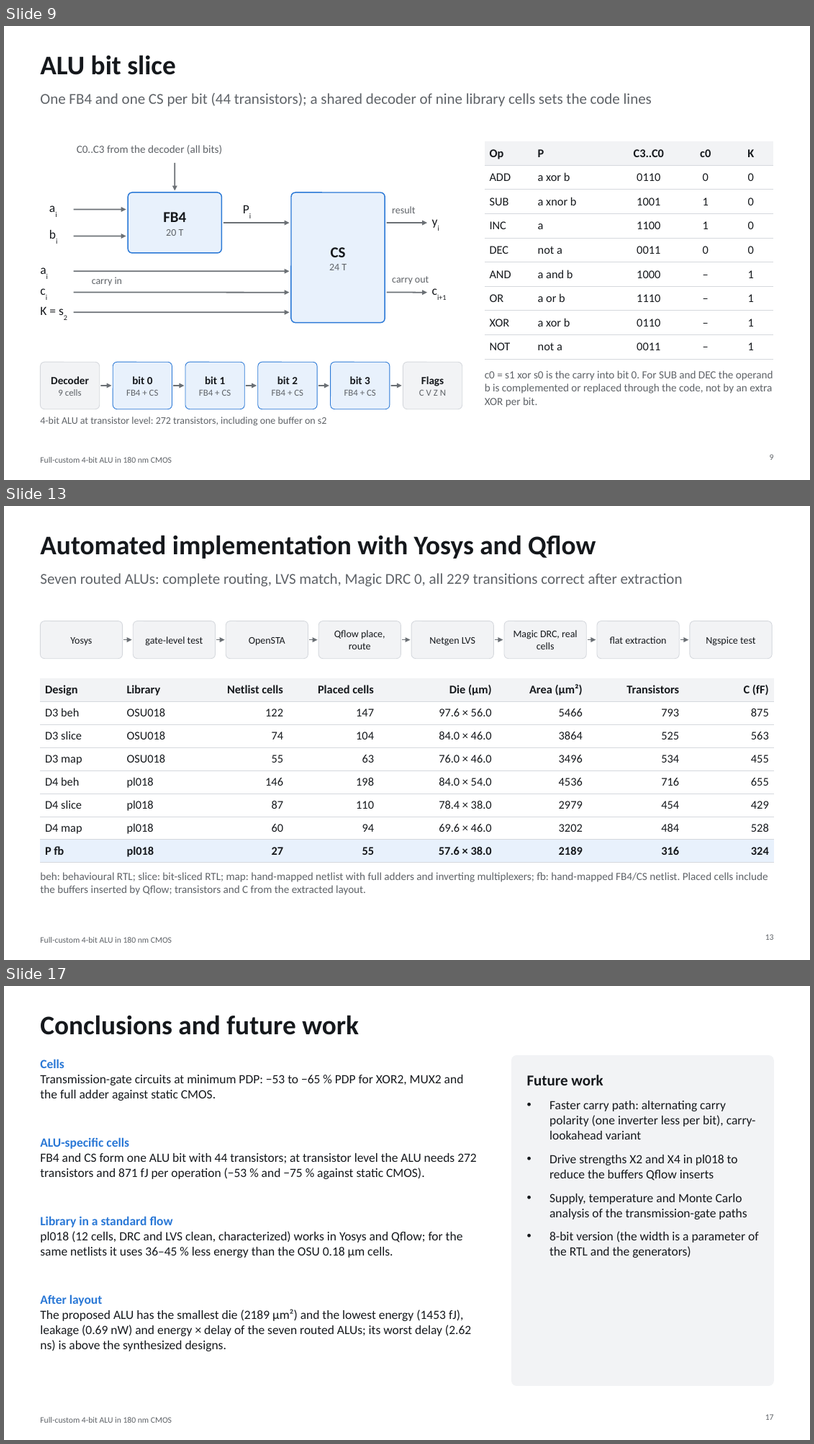
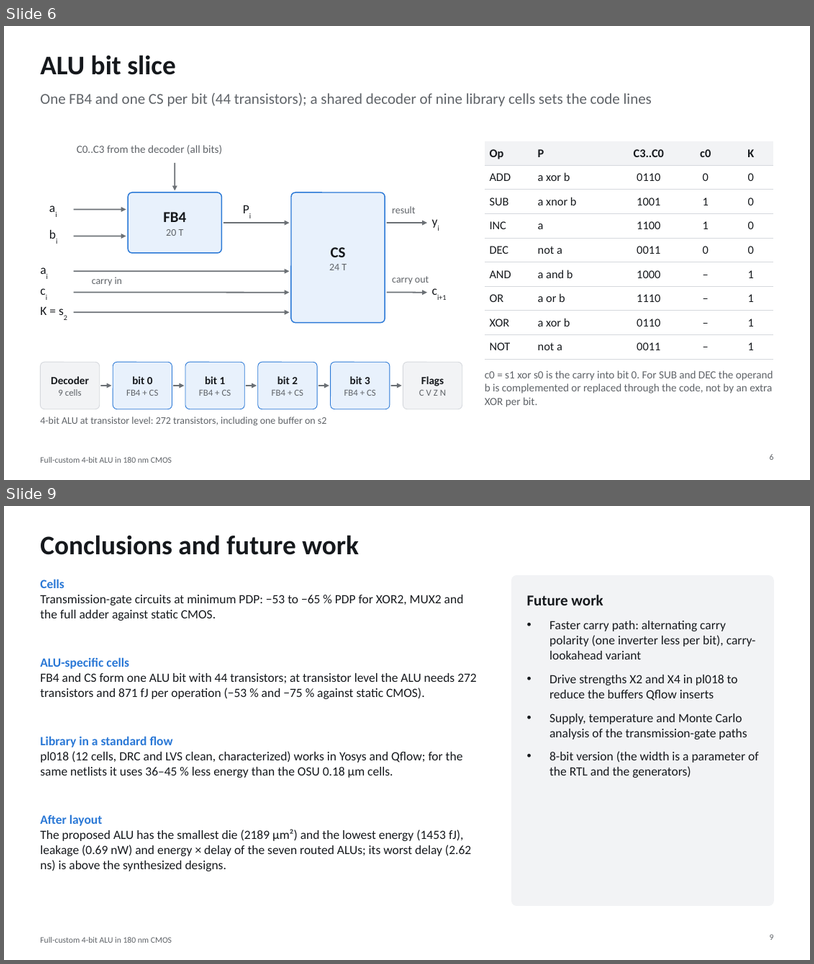
Before and after one commit to manshukgarg/alu-fullcustom-180nm, a slide deck: docs/presentation/ALU4_180nm_presentation.pptx. Shown one above the other, each under a label of ours: slides 9, 13 and 17 before the commit, slides 6 and 9 after it; the slides between them are not shown. The pictures are 814x1444 and 814x964 pixels, drawn with LibreOffice and Linux fonts; fonts in the diff are those of the drawing. Boxes give left, top, right and bottom in pixels: in the first picture for what was removed or moved away, otherwise in the second. Text is boxed around its words. In the diff, an @@ line names an element or a change of style, - is before the commit and + after.

```diff
--- a/docs/presentation/ALU4_180nm_presentation.pptx
+++ b/docs/presentation/ALU4_180nm_presentation.pptx
@@ slide 13 removed at box(4, 506, 810, 960), background #FFFFFF; not listed: 1 template element that a slide beside it also shows @@
@@ title removed at box(40, 535, 596, 559) @@
-Automated implementation with Yosys and Qflow
@@ text removed at box(40, 573, 683, 587) @@
-Seven routed ALUs: complete routing, LVS match, Magic DRC 0, all 229 transitions correct after extraction
@@ rounded rectangle removed at box(40, 621, 123, 659) @@
-Yosys
@@ rounded rectangle removed at box(133, 621, 215, 659) @@
-gate-level test
@@ rounded rectangle removed at box(226, 621, 309, 659) @@
-OpenSTA
@@ rounded rectangle removed at box(319, 621, 401, 659) @@
-Qflow place, route
@@ rounded rectangle removed at box(412, 621, 494, 659) @@
-Netgen LVS
@@ rounded rectangle removed at box(505, 621, 587, 659) @@
-Magic DRC, real cells
@@ rounded rectangle removed at box(597, 621, 680, 659) @@
-flat extraction
@@ rounded rectangle removed at box(691, 621, 773, 659) @@
-Ngspice test
@@ arrow removed from (124, 640) to (132, 640) @@
@@ arrow removed from (217, 640) to (225, 640) @@
@@ arrow removed from (309, 640) to (317, 640) @@
@@ arrow removed from (402, 640) to (411, 640) @@
@@ arrow removed from (495, 640) to (504, 640) @@
@@ arrow removed from (588, 640) to (597, 640) @@
@@ arrow removed from (681, 640) to (689, 640) @@
@@ table removed at box(40, 678, 774, 860), 8 rows, 8 columns @@
-Design | Library | Netlist cells | Placed cells | Die (µm) | Area (µm²) | Transistors | C (fF)
-D3 beh | OSU018 | 122 | 147 | 97.6 × 56.0 | 5466 | 793 | 875
-D3 slice | OSU018 | 74 | 104 | 84.0 × 46.0 | 3864 | 525 | 563
-D3 map | OSU018 | 55 | 63 | 76.0 × 46.0 | 3496 | 534 | 455
-D4 beh | pl018 | 146 | 198 | 84.0 × 54.0 | 4536 | 716 | 655
-D4 slice | pl018 | 87 | 110 | 78.4 × 38.0 | 2979 | 454 | 429
-D4 map | pl018 | 60 | 94 | 69.6 × 46.0 | 3202 | 484 | 528
-P fb | pl018 | 27 | 55 | 57.6 × 38.0 | 2189 | 316 | 324
@@ text removed at box(40, 872, 769, 895) @@
-beh: behavioural RTL; slice: bit-sliced RTL; map: hand-mapped netlist with full adders and inverting multiplexers; fb: hand-mapped FB4/CS netlist. Placed cells include the buffers inserted by Qflow; transistors and C from the extracted layout.
@@ page number removed at box(766, 934, 774, 939) @@
-13
@@ what was slide 9 is now slide 6 @@
@@ page number at box(770, 454, 774, 459): text changed @@
-9
+6
@@ what was slide 17 is now slide 9 @@
@@ page number at box(770, 934, 774, 939): text changed @@
-17
+9
```
Also in this commit, not shown: 3 slides changed, 2 slides added, 12 other slides removed, 1 other file.
